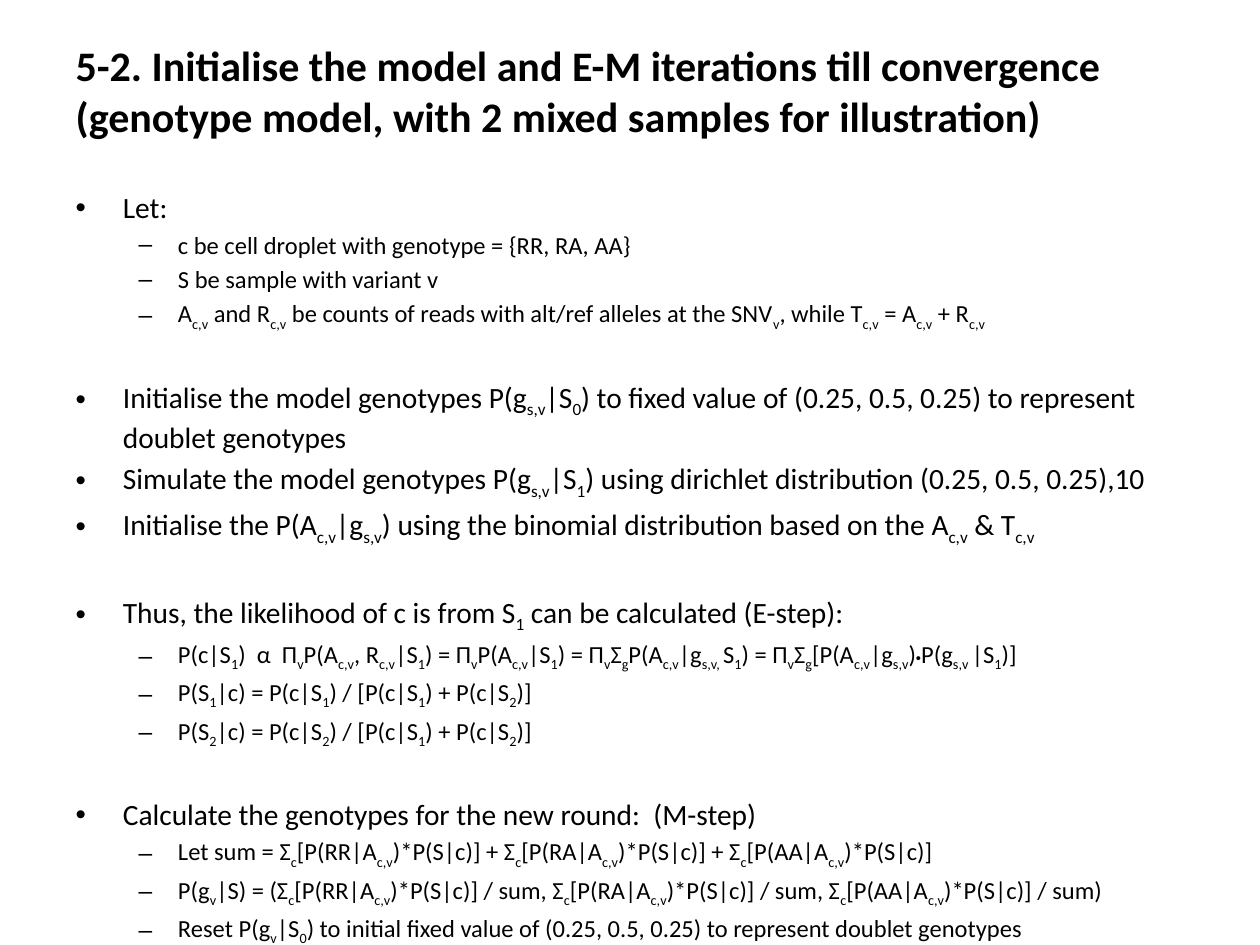
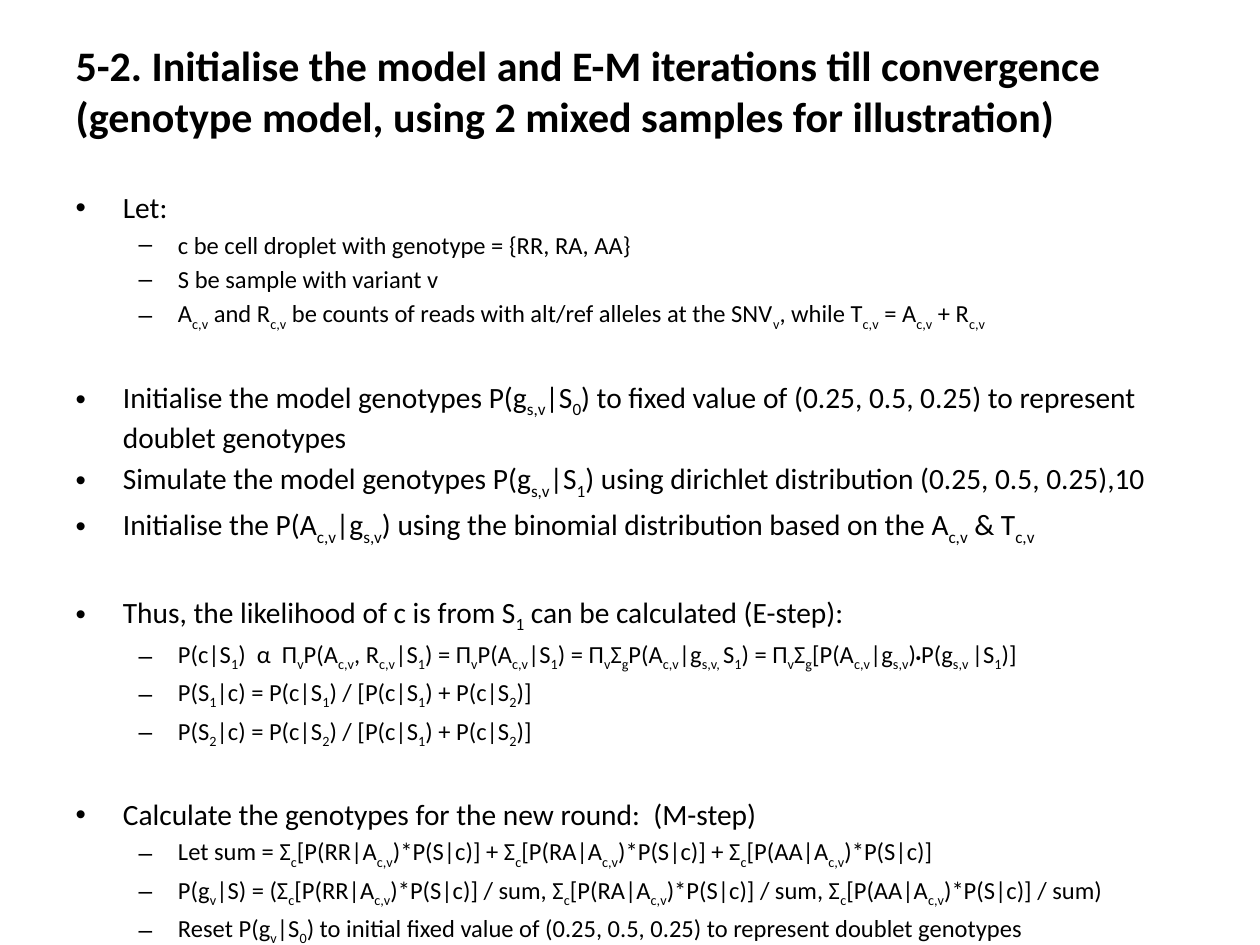
Before and after one commit to jon-xu/scSplit, a slide deck: slide 8 of demultiplexing.pptx. Drawn at 1260x945 pixels with LibreOffice and Linux fonts; fonts in the diff are those of the drawing. Boxes give left, top, right and bottom in pixels: in the first picture for what was removed or moved away, otherwise in the second. Text is boxed around its words. In the diff, an @@ line names an element or a change of style, - is before the commit and + after.

```diff
--- a/demultiplexing.pptx
+++ b/demultiplexing.pptx
@@ title at [76,51,1100,139]: text changed @@
-5-2. Initialise the model and E-M iterations till convergence (genotype model, with 2 mixed samples for illustration)
+5-2. Initialise the model and E-M iterations till convergence (genotype model, using 2 mixed samples for illustration)
```
Also in this commit, not shown: 3 other slides changed.
